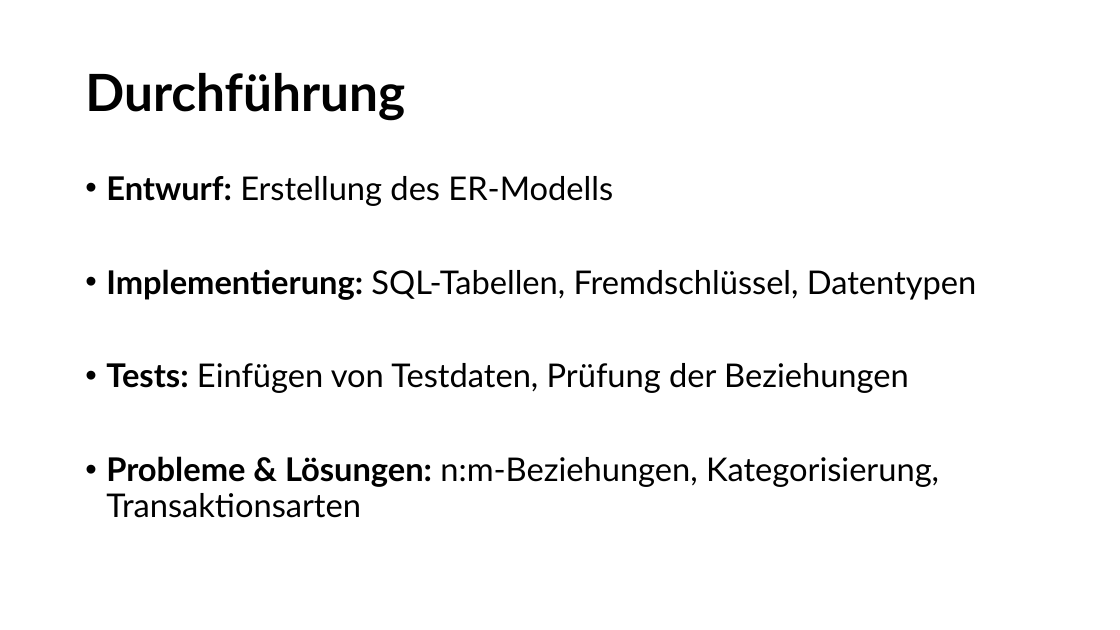
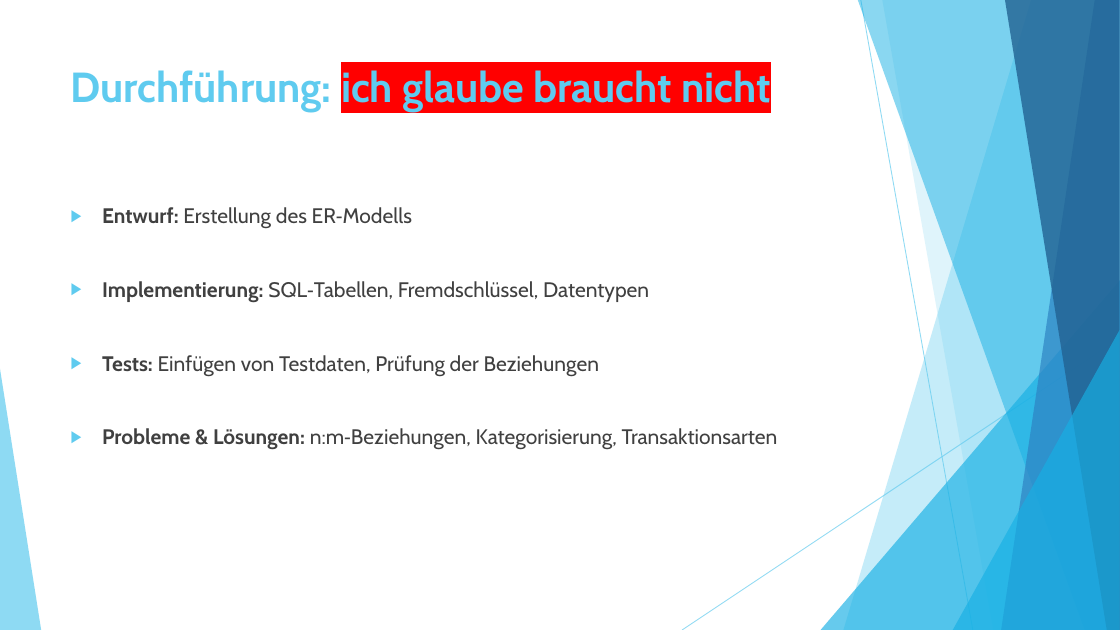
Before and after one commit to MaryGh20/Budgetverwaltungsssystem1, a slide deck: slide 8 of Doc/vorschlag1.pptx (slide 5 before the commit). Drawn at 1120x630 pixels with LibreOffice and Linux fonts; fonts in the diff are those of the drawing. Boxes give left, top, right and bottom in pixels: in the first picture for what was removed or moved away, otherwise in the second. Text is boxed around its words. In the diff, an @@ line names an element or a change of style, - is before the commit and + after.

```diff
--- a/Doc/vorschlag1.pptx
+++ b/Doc/vorschlag1.pptx
@@ title "Durchführung: ich glaube braucht nicht" at bbox=[71, 70, 770, 112]: vertical alignment middle to top @@
@@ title at bbox=[71, 70, 770, 112]: text changed; size 44 to 36 pt; font Lato to Cabin; text colour #000000 to #5FCBEF @@
-Durchführung
+Durchführung: ich glaube braucht nicht
@@ text "Entwurf: Erstellung des ER‑Modells": place and size @@
-text "Entwurf: Erstellung des ER‑Modells" at bbox=[106, 176, 976, 518]
+text "Entwurf: Erstellung des ER‑Modells" at bbox=[102, 207, 778, 450]
@@ text "Entwurf: Erstellung des ER‑Modells" at bbox=[102, 207, 778, 450]: size 28 to 18 pt, font Lato to Cabin, text colour #000000 to #404040; bullet • to ▶; line spacing 0.9 to 1 @@
@@ group added at bbox=[0, 0, 1120, 630]: 5 freeform shapes, 3 triangles, 2 lines @@
```
Also in this commit, not shown: 6 other slides changed, 8 slides added, 2 slides removed.
